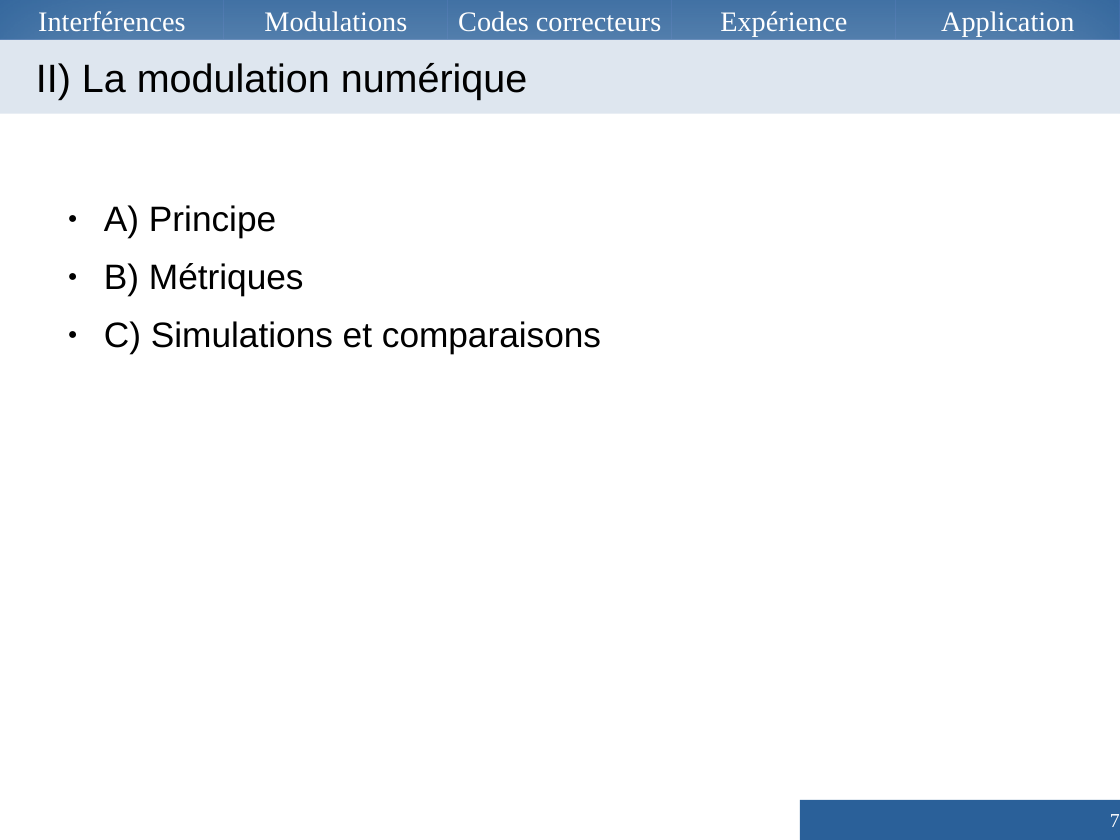
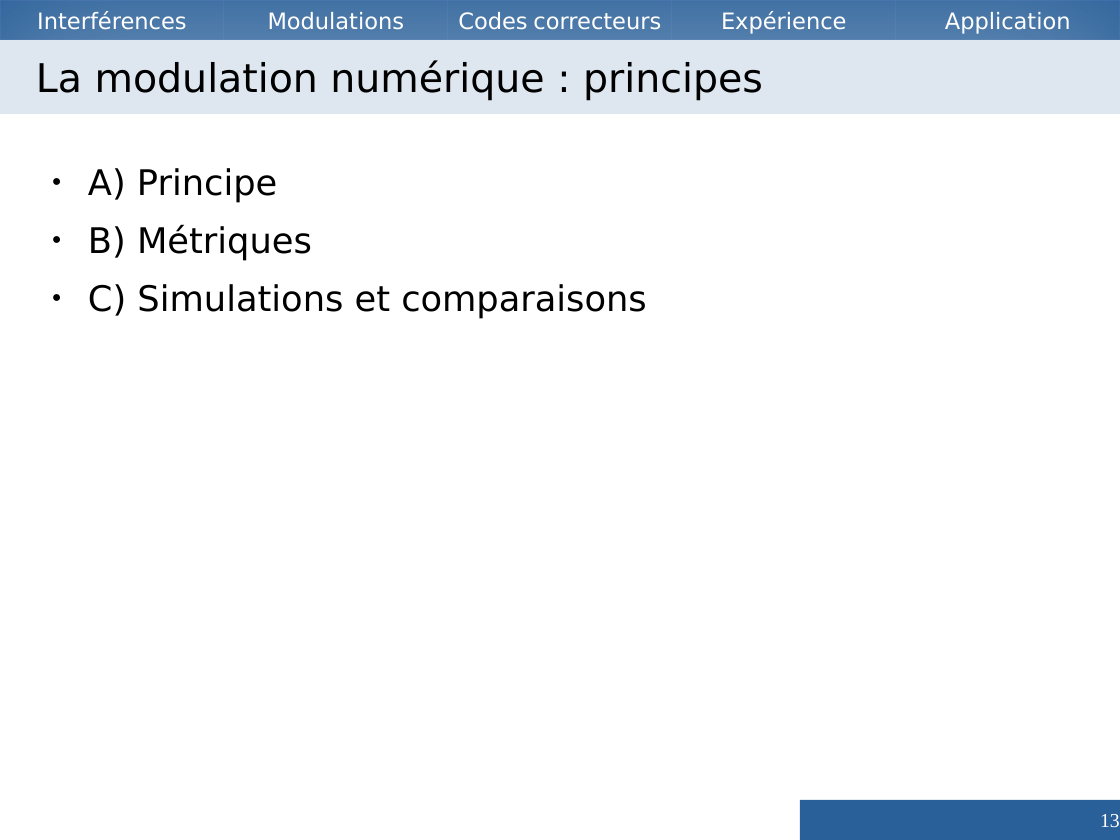
Before and after one commit to Vzrod/tipe, a slide deck: slide 13 of TIPE.odp (slide 7 before the commit). Drawn at 1120x840 pixels with LibreOffice and Linux fonts; fonts in the diff are those of the drawing. Boxes give left, top, right and bottom in pixels: in the first picture for what was removed or moved away, otherwise in the second. Text is boxed around its words. In the diff, an @@ line names an element or a change of style, - is before the commit and + after.

```diff
--- a/TIPE.odp
+++ b/TIPE.odp
@@ size 20 to 16 pt, font Times New Roman to DejaVu Sans in 5 elements at box(0, 0, 224, 40), box(224, 0, 447, 40), box(448, 0, 672, 40), box(672, 0, 895, 40), box(896, 0, 1120, 40) @@
@@ title at box(36, 60, 763, 101): text changed; font Arial to DejaVu Sans @@
-II) La modulation numérique
+La modulation numérique : principes
@@ text "A) Principe": place and size @@
-text "A) Principe" at box(104, 205, 601, 354)
+text "A) Principe" at box(88, 168, 647, 318)
@@ text "A) Principe" at box(88, 168, 647, 318): font Arial to DejaVu Sans @@
@@ page number at box(1100, 814, 1120, 827): text changed @@
-7
+13
```
Also in this commit, not shown: 16 other slides changed, 19 slides added, 7 slides removed, 3 other files.
